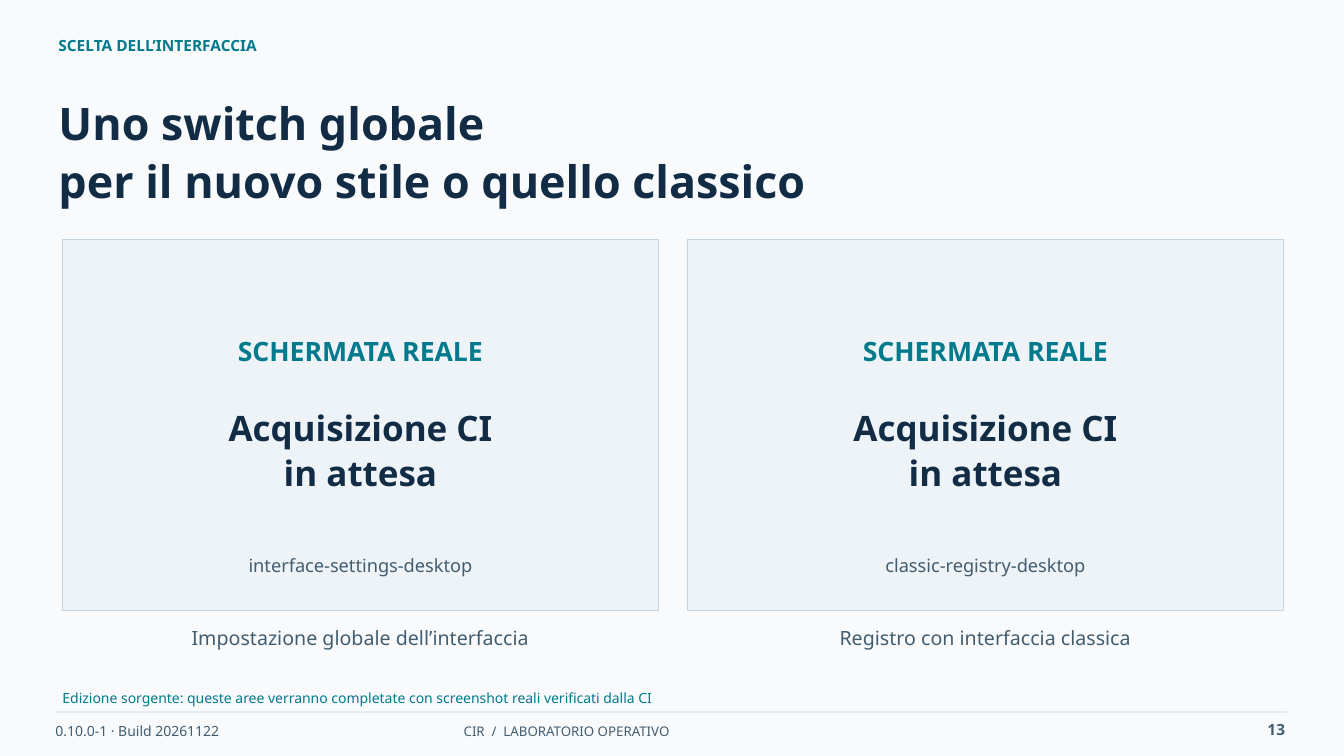
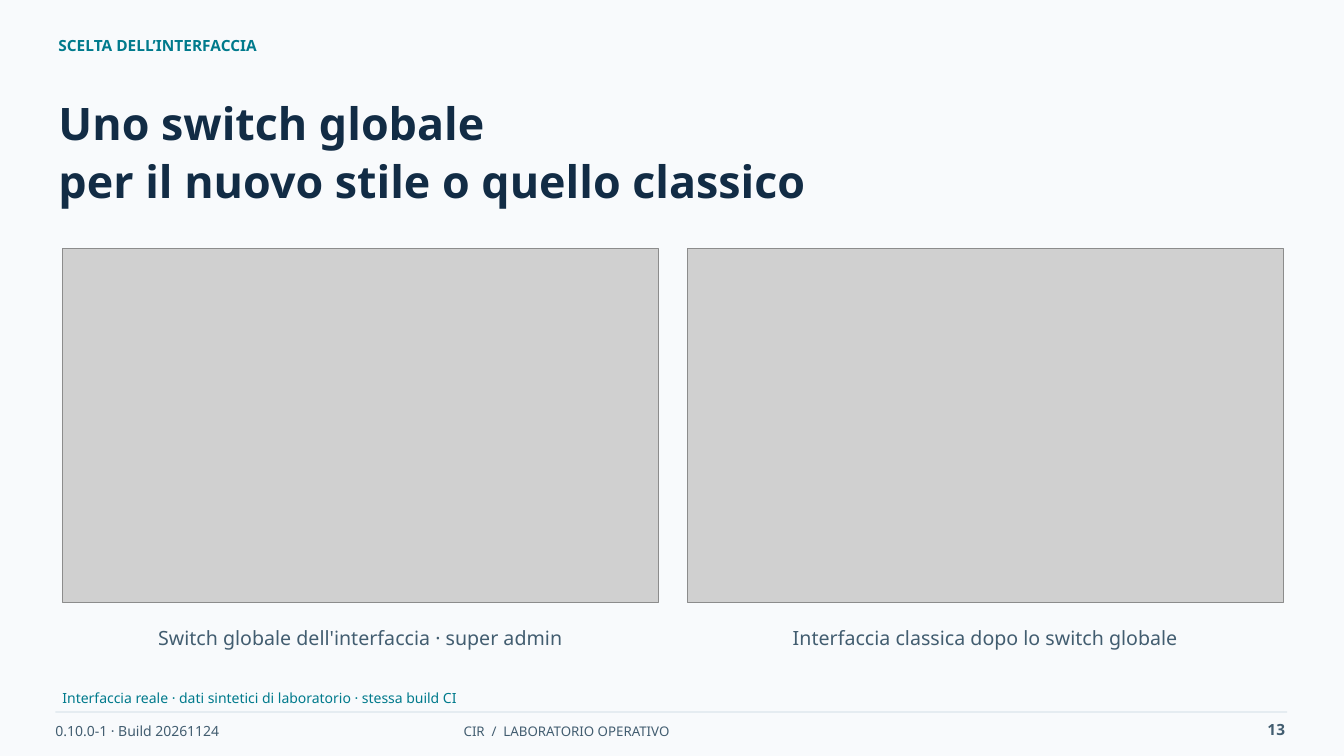
Before and after one commit to desalvo/cybersecurity-incident-registry, a slide deck: slide 13 of docs/presentation/CIR_Operational_Training_IT.pptx. Drawn at 1344x756 pixels with LibreOffice and Linux fonts; fonts in the diff are those of the drawing; grey boxes stand for pictures. Boxes give left, top, right and bottom in pixels: in the first picture for what was removed or moved away, otherwise in the second. Text is boxed around its words. In the diff, an @@ line names an element or a change of style, - is before the commit and + after.

```diff
--- a/docs/presentation/CIR_Operational_Training_IT.pptx
+++ b/docs/presentation/CIR_Operational_Training_IT.pptx
@@ rectangle removed at <box>63,240,658,611</box> @@
@@ picture added at <box>63,249,658,603</box> @@
@@ rectangle removed at <box>688,240,1284,611</box> @@
@@ picture added at <box>688,249,1284,603</box> @@
@@ text removed at <box>238,341,483,362</box> @@
-SCHERMATA REALE
@@ text removed at <box>863,341,1108,362</box> @@
-SCHERMATA REALE
@@ text removed at <box>229,414,492,487</box> @@
-Acquisizione CI
-in attesa
@@ text removed at <box>853,414,1117,487</box> @@
-Acquisizione CI
-in attesa
@@ text removed at <box>249,558,473,577</box> @@
-interface-settings-desktop
@@ text removed at <box>885,558,1085,577</box> @@
-classic-registry-desktop
@@ text at <box>158,630,562,650</box>: text changed @@
-Impostazione globale dell’interfaccia
+Switch globale dell'interfaccia · super admin
@@ text at <box>793,630,1177,650</box>: text changed @@
-Registro con interfaccia classica
+Interfaccia classica dopo lo switch globale
@@ text at <box>62,692,457,703</box>: text changed @@
-Edizione sorgente: queste aree verranno completate con screenshot reali verificati dalla CI
+Interfaccia reale · dati sintetici di laboratorio · stessa build CI
@@ text at <box>55,725,219,736</box>: text changed @@
-0.10.0-1 · Build 20261122
+0.10.0-1 · Build 20261124
```
Also in this commit, not shown: 33 other slides changed, 37 other files.
